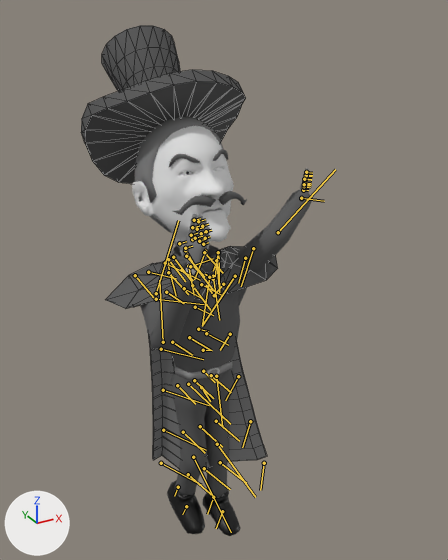
Before and after pictures for a commit that changed the FBX model CharacterControlerCasiFull/Assets/Models/Player/PlayerModel/Villan/PlayerModelVillan.FBX.
Rendered twice from a camera (50 mm lens) standing at (-3.13, -6.2, 7.12) and looking at (0.54, 0.46, 3.79). The lights are fixed; the arrows at lower left show +X, +Y and +Z. Both versions are drawn at frame 116 of the action 'Take 001'; the numbers are the values there. The bones that bend it are drawn over the model as lines. Mesh edges are drawn as thin lines on the coarser meshes.

Objects in the first picture: 'CapaAbajo', 'CapaArriba', 'Cylinder004', 'Malla', 'Tube001'.
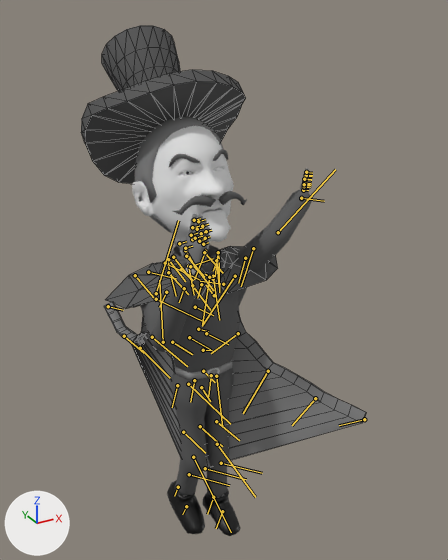
Boxes (x1, y1, x2, y2) around the edits, measured in the pictures (448 x 560 px):
```json
{"object": "CapaAbajo", "change": "posed", "before": [149, 340, 267, 469], "after": [104, 302, 366, 470]}
{"bone": "Capa Baja E2", "before": "(166, 292) to (184, 303)", "after": "(166, 292) to (159, 307)"}
{"bone": "Capa Baja E3", "before": "(172, 342) to (192, 355)", "after": "(172, 342) to (192, 354)"}
{"bone": "Capa Baja E4", "before": "(177, 385) to (195, 404)", "after": "(177, 385) to (172, 407)"}
{"bone": "Capa Baja C2", "before": "(184, 288) to (203, 299)", "after": "(184, 288) to (179, 302)"}
{"bone": "Capa Baja C5", "before": "(200, 426) to (222, 447)", "after": "(200, 426) to (222, 446)"}
{"bone": "Capa Baja D2", "before": "(201, 284) to (221, 295)", "after": "(201, 284) to (197, 298)"}
{"bone": "Capa Baja D3", "before": "(206, 333) to (228, 345)", "after": "(206, 333) to (228, 344)"}
{"bone": "Capa Baja D4", "before": "(211, 375) to (231, 392)", "after": "(211, 375) to (208, 396)"}
{"bone": "Capa Baja D5", "before": "(216, 421) to (239, 441)", "after": "(216, 421) to (239, 440)"}
{"bone": "Capa Baja A3", "before": "(223, 284) to (214, 295)", "after": "(223, 284) to (200, 281)"}
{"bone": "Capa Baja A4", "before": "(230, 334) to (220, 350)", "after": "(238, 333) to (211, 353)"}
{"bone": "Capa Baja A15", "before": "(238, 376) to (225, 400)", "after": "(268, 371) to (243, 413)"}
{"bone": "Capa Baja A16", "before": "(250, 421) to (242, 447)", "after": "(315, 398) to (292, 425)"}
{"bone": "Capa Baja B3", "before": "(156, 299) to (204, 304)", "after": "(156, 299) to (203, 321)"}
{"bone": "Capa Baja B4", "before": "(161, 349) to (203, 359)", "after": "(152, 337) to (187, 366)"}
{"bone": "Capa Baja B5", "before": "(163, 390) to (209, 405)", "after": "(140, 348) to (170, 378)"}
{"bone": "Capa Baja B6", "before": "(163, 430) to (206, 450)", "after": "(124, 336) to (144, 353)"}
```

Scene script edits in JSON lines:
```json
{"block": "bone_capa_baja_e2", "where": "bone_capa_baja_e2 = bpy.data.objects['Armature'].pose.bones['Capa Baja E2']  # child of 'Capa Baja E1'"}
{"op": "set", "path": "bone_capa_baja_e2.rotation_quaternion", "old": "(0.999, 0.0, 0.0, -0.044)", "new": "(0.966, 0.0, 0.0, -0.259)", "note": "degrees (0, 0, -5) -> degrees (0, 0, -30)"}
{"block": "bone_capa_baja_e3", "where": "bone_capa_baja_e3 = bpy.data.objects['Armature'].pose.bones['Capa Baja E3']  # child of 'Capa Baja E2'"}
{"op": "set", "path": "bone_capa_baja_e3.rotation_quaternion", "old": "(0.999, -0.001, 0.0, -0.044)", "new": "(0.966, -0.001, 0.0, -0.259)", "note": "degrees (0, 0, -5) -> degrees (0, 0, -30)"}
{"block": "bone_capa_baja_e4", "where": "bone_capa_baja_e4 = bpy.data.objects['Armature'].pose.bones['Capa Baja E4']  # child of 'Capa Baja E3'"}
{"op": "set", "path": "bone_capa_baja_e4.rotation_quaternion", "old": "(0.999, 0.001, 0.0, -0.044)", "new": "(0.966, 0.001, 0.0, -0.259)", "note": "degrees (0, 0, -5) -> degrees (0, 0, -30)"}
{"block": "bone_capa_baja_e5", "where": "bone_capa_baja_e5 = bpy.data.objects['Armature'].pose.bones['Capa Baja E5']  # child of 'Capa Baja E4'"}
{"op": "set", "path": "bone_capa_baja_e5.rotation_quaternion", "old": "(0.999, 0.0, 0.0, -0.044)", "new": "(0.966, 0.0, 0.0, -0.259)", "note": "degrees (0, 0, -5) -> degrees (0, 0, -30)"}
{"block": "bone_capa_baja_c2", "where": "bone_capa_baja_c2 = bpy.data.objects['Armature'].pose.bones['Capa Baja C2']  # child of 'Capa Baja C1'"}
{"op": "set", "path": "bone_capa_baja_c2.rotation_quaternion", "old": "(0.999, 0.0, 0.0, -0.044)", "new": "(0.966, 0.0, 0.0, -0.259)", "note": "degrees (0, 0, -5) -> degrees (0, 0, -30)"}
{"block": "bone_capa_baja_c5", "where": "bone_capa_baja_c5 = bpy.data.objects['Armature'].pose.bones['Capa Baja C5']  # child of 'Capa Baja C4'"}
{"op": "set", "path": "bone_capa_baja_c5.rotation_quaternion", "old": "(0.999, 0.0, 0.0, -0.044)", "new": "(0.966, 0.0, 0.0, -0.259)", "note": "degrees (0, 0, -5) -> degrees (0, 0, -30)"}
{"block": "bone_capa_baja_d2", "where": "bone_capa_baja_d2 = bpy.data.objects['Armature'].pose.bones['Capa Baja D2']  # child of 'Capa Baja D1'"}
{"op": "set", "path": "bone_capa_baja_d2.rotation_quaternion", "old": "(0.999, 0.0, 0.0, -0.044)", "new": "(0.966, 0.0, 0.0, -0.259)", "note": "degrees (0, 0, -5) -> degrees (0, 0, -30)"}
{"block": "bone_capa_baja_d3", "where": "bone_capa_baja_d3 = bpy.data.objects['Armature'].pose.bones['Capa Baja D3']  # child of 'Capa Baja D2'"}
{"op": "set", "path": "bone_capa_baja_d3.rotation_quaternion", "old": "(0.999, -0.001, 0.0, -0.044)", "new": "(0.966, -0.001, 0.0, -0.259)", "note": "degrees (0, 0, -5) -> degrees (0, 0, -30)"}
{"block": "bone_capa_baja_d4", "where": "bone_capa_baja_d4 = bpy.data.objects['Armature'].pose.bones['Capa Baja D4']  # child of 'Capa Baja D3'"}
{"op": "set", "path": "bone_capa_baja_d4.rotation_quaternion", "old": "(0.999, 0.001, 0.0, -0.044)", "new": "(0.966, 0.001, 0.0, -0.259)", "note": "degrees (0, 0, -5) -> degrees (0, 0, -30)"}
{"block": "bone_capa_baja_d5", "where": "bone_capa_baja_d5 = bpy.data.objects['Armature'].pose.bones['Capa Baja D5']  # child of 'Capa Baja D4'"}
{"op": "set", "path": "bone_capa_baja_d5.rotation_quaternion", "old": "(0.999, 0.0, 0.0, -0.044)", "new": "(0.966, 0.0, 0.0, -0.259)", "note": "degrees (0, 0, -5) -> degrees (0, 0, -30)"}
{"block": "bone_capa_baja_a3", "where": "bone_capa_baja_a3 = bpy.data.objects['Armature'].pose.bones['Capa Baja A3']  # child of 'Capa Baja A2'"}
{"op": "set", "path": "bone_capa_baja_a3.rotation_quaternion", "old": "(0.999, 0.0, 0.025, -0.036)", "new": "(0.966, 0.001, 0.148, -0.212)", "note": "degrees (0, 3, -4) -> degrees (-4, 17, -25)"}
{"block": "bone_capa_baja_a4", "where": "bone_capa_baja_a4 = bpy.data.objects['Armature'].pose.bones['Capa Baja A4']  # child of 'Capa Baja A3'"}
{"op": "set", "path": "bone_capa_baja_a4.rotation_quaternion", "old": "(0.999, -0.001, 0.025, -0.036)", "new": "(0.966, -0.001, 0.148, -0.212)", "note": "degrees (0, 3, -4) -> degrees (-4, 17, -25)"}
{"block": "bone_capa_baja_a15", "where": "bone_capa_baja_a15 = bpy.data.objects['Armature'].pose.bones['Capa Baja A15']  # child of 'Capa Baja A4'"}
{"op": "set", "path": "bone_capa_baja_a15.rotation_quaternion", "old": "(0.999, 0.001, 0.025, -0.036)", "new": "(0.966, 0.001, 0.149, -0.212)", "note": "degrees (0, 3, -4) -> degrees (-4, 17, -25)"}
{"block": "bone_capa_baja_a16", "where": "bone_capa_baja_a16 = bpy.data.objects['Armature'].pose.bones['Capa Baja A16']  # child of 'Capa Baja A15'"}
{"op": "set", "path": "bone_capa_baja_a16.rotation_quaternion", "old": "(0.999, -0.001, 0.025, -0.036)", "new": "(0.966, -0.005, 0.148, -0.212)", "note": "degrees (0, 3, -4) -> degrees (-4, 17, -25)"}
{"block": "bone_capa_baja_b3", "where": "bone_capa_baja_b3 = bpy.data.objects['Armature'].pose.bones['Capa Baja B3']  # child of 'Capa Baja B2'"}
{"op": "set", "path": "bone_capa_baja_b3.rotation_quaternion", "old": "(0.999, 0.0, 0.025, -0.036)", "new": "(0.966, 0.001, 0.148, -0.212)", "note": "degrees (0, 3, -4) -> degrees (-4, 17, -25)"}
{"block": "bone_capa_baja_b4", "where": "bone_capa_baja_b4 = bpy.data.objects['Armature'].pose.bones['Capa Baja B4']  # child of 'Capa Baja B3'"}
{"op": "set", "path": "bone_capa_baja_b4.rotation_quaternion", "old": "(0.999, 0.001, 0.025, -0.036)", "new": "(0.966, 0.001, 0.149, -0.212)", "note": "degrees (0, 3, -4) -> degrees (-4, 17, -25)"}
{"block": "bone_capa_baja_b5", "where": "bone_capa_baja_b5 = bpy.data.objects['Armature'].pose.bones['Capa Baja B5']  # child of 'Capa Baja B4'"}
{"op": "set", "path": "bone_capa_baja_b5.rotation_quaternion", "old": "(0.999, -0.001, 0.025, -0.036)", "new": "(0.966, -0.001, 0.148, -0.212)", "note": "degrees (0, 3, -4) -> degrees (-4, 17, -25)"}
{"block": "bone_capa_baja_b6", "where": "bone_capa_baja_b6 = bpy.data.objects['Armature'].pose.bones['Capa Baja B6']  # child of 'Capa Baja B5'"}
{"op": "set", "path": "bone_capa_baja_b6.rotation_quaternion", "old": "(0.999, -0.001, 0.025, -0.036)", "new": "(0.966, -0.005, 0.148, -0.212)", "note": "degrees (0, 3, -4) -> degrees (-4, 17, -25)"}
```
